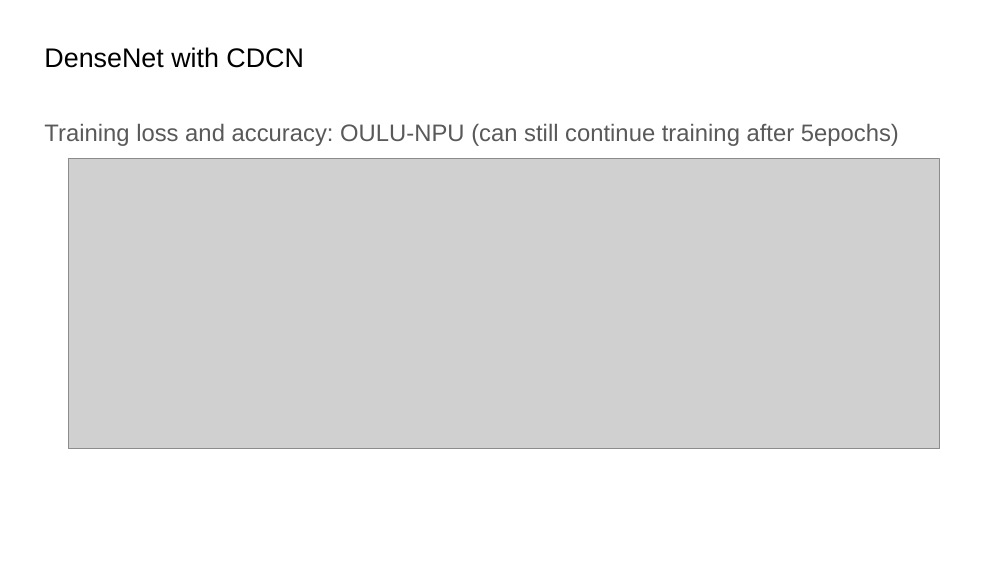
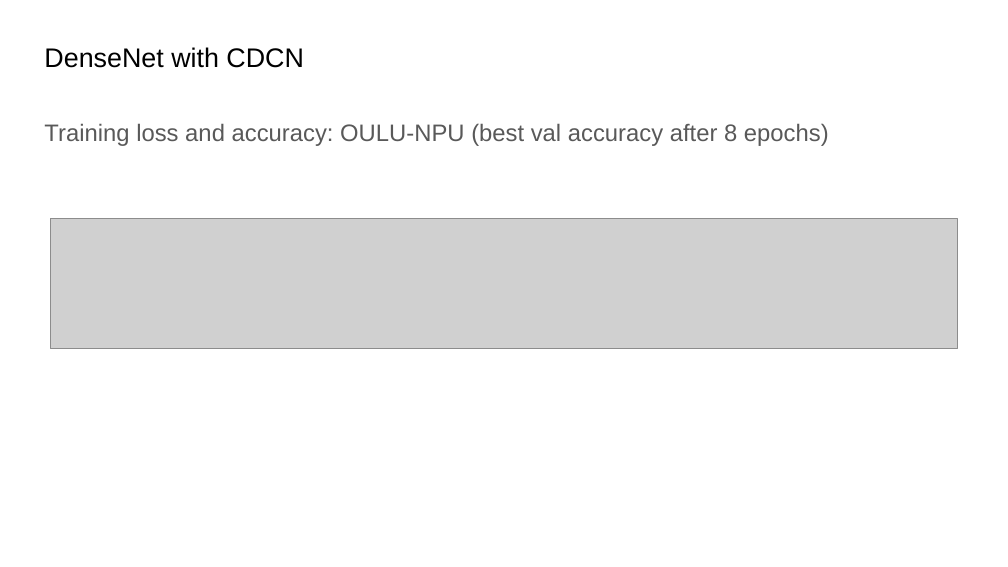
Before and after one commit to D10752002/BTP-Face-Anti-Spoofing, a slide deck: slide 32 of PPTs/Face Anti-Spoofing presentation - BTP work status pre-mid sem.pptx. Drawn at 1008x567 pixels with LibreOffice and Linux fonts; fonts in the diff are those of the drawing; grey boxes stand for pictures. Boxes give left, top, right and bottom in pixels: in the first picture for what was removed or moved away, otherwise in the second. Text is boxed around its words. In the diff, an @@ line names an element or a change of style, - is before the commit and + after.

Commit message:
Adding new ppt

```diff
--- a/PPTs/Face Anti-Spoofing presentation - BTP work status pre-mid sem.pptx
+++ b/PPTs/Face Anti-Spoofing presentation - BTP work status pre-mid sem.pptx
@@ text at <box>44,123,829,146</box>: text changed @@
-Training loss and accuracy: OULU-NPU (can still continue training after 5epochs)
+Training loss and accuracy: OULU-NPU (best val accuracy after 8 epochs)
@@ picture: place and size @@
-picture at <box>69,158,939,450</box>
+picture at <box>50,219,958,349</box>
```
Also in this commit, not shown: 2 other slides changed.
